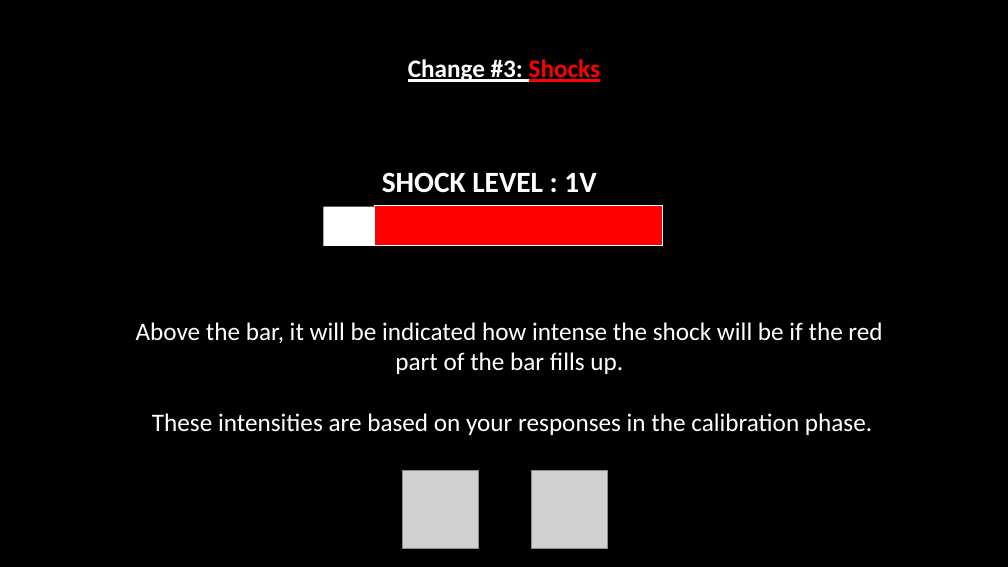
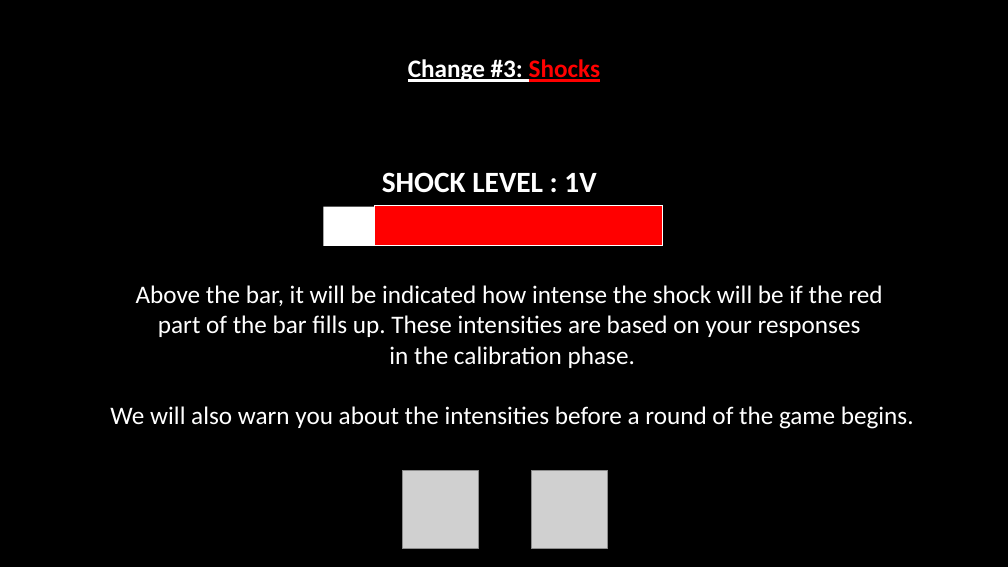
Before and after one commit to seandamiandevine/EffortProgress2, a slide deck: slide 14 of task/instructions/instructions.pptx. Drawn at 1008x567 pixels with LibreOffice and Linux fonts; fonts in the diff are those of the drawing; grey boxes stand for pictures. Boxes give left, top, right and bottom in pixels: in the first picture for what was removed or moved away, otherwise in the second. Text is boxed around its words. In the diff, an @@ line names an element or a change of style, - is before the commit and + after.

```diff
--- a/task/instructions/instructions.pptx
+++ b/task/instructions/instructions.pptx
@@ text "Above the bar, it will ...": place and size @@
-text "Above the bar, it will ..." at (136,322,882,435)
+text "Above the bar, it will ..." at (110,285,914,429)
@@ text at (110,315,914,429): text changed @@
-part of the bar fills up.
-These intensities are based on your responses in the calibration phase.
+part of the bar fills up. These intensities are based on your responses
+in the calibration phase.
+We will also warn you about the intensities before a round of the game begins.
```
Also in this commit, not shown: 3 other slides changed, 13 other files.
